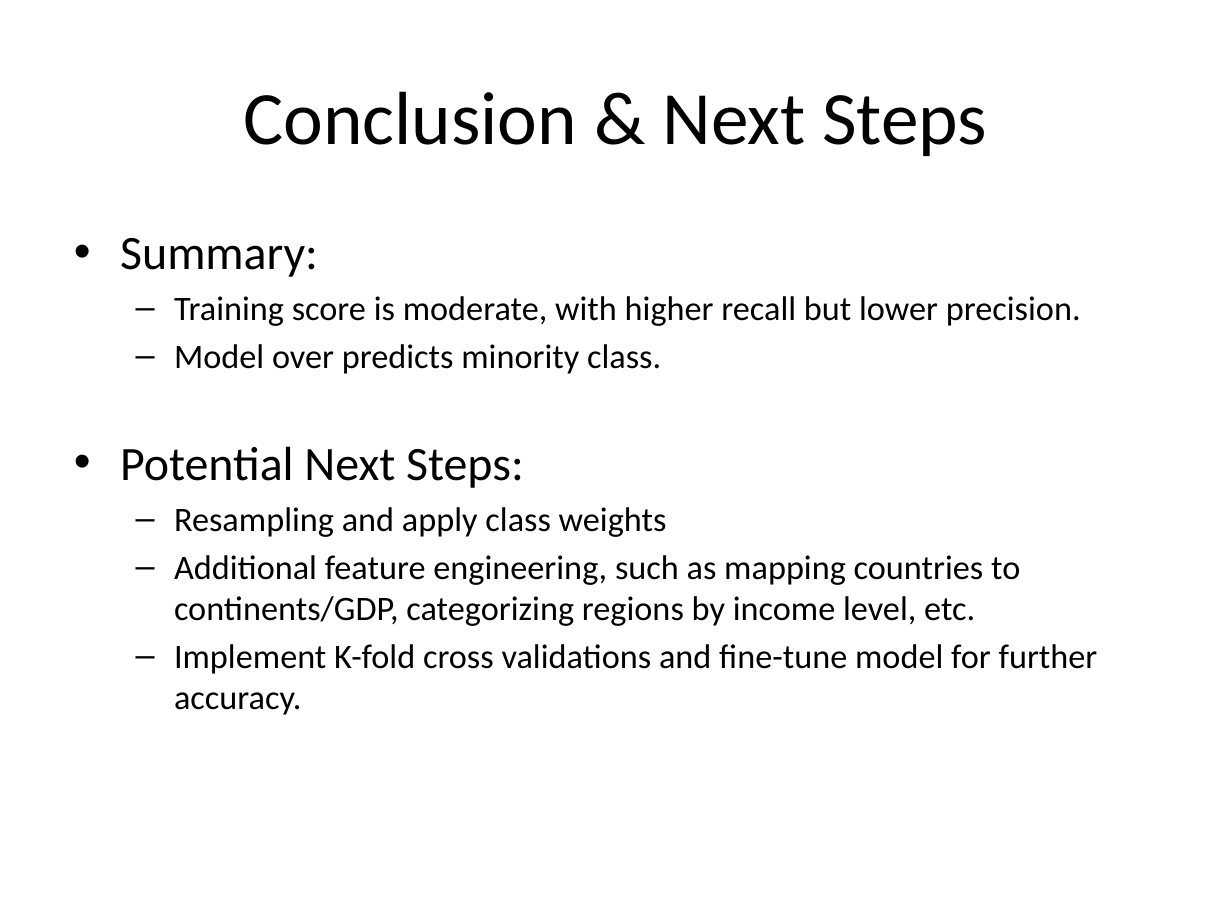
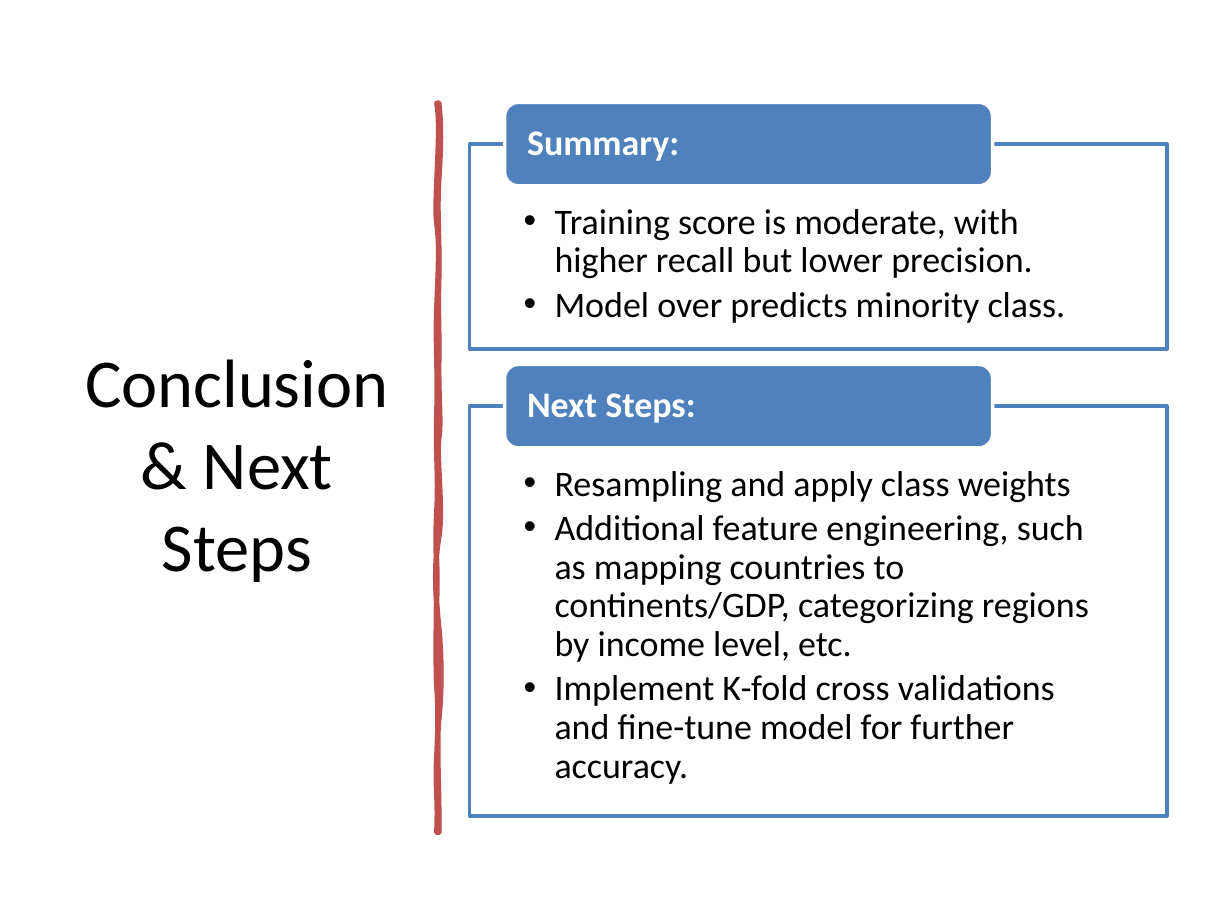
Before and after one commit to wfgoh/modules, a slide deck: slide 11 of presentation.pptx (slide 12 before the commit). Drawn at 1232x924 pixels with LibreOffice and Linux fonts; fonts in the diff are those of the drawing. Boxes give left, top, right and bottom in pixels: in the first picture for what was removed or moved away, otherwise in the second. Text is boxed around its words. In the diff, an @@ line names an element or a change of style, - is before the commit and + after.

```diff
--- a/presentation.pptx
+++ b/presentation.pptx
@@ title "Conclusion & Next Steps": place and size @@
-title "Conclusion & Next Steps" at box(243, 91, 987, 156)
+title "Conclusion & Next Steps" at box(85, 359, 388, 582)
@@ title "Conclusion & Next Steps" at box(85, 359, 388, 582): size 44 to 40 pt @@
@@ freeform shape added at box(438, 103, 439, 832), fill #C0504D, outline #C0504D 3.25 pt @@
@@ text at box(120, 238, 1081, 488): paragraphs removed @@
-• Summary:
-  – Training score is moderate, with higher recall but lower precision.
-  – Model over predicts minority class.
-• Potential Next Steps:
@@ text "Resampling and apply class weights": place and size @@
-text "Resampling and apply class weights" at box(120, 238, 1098, 715)
+text "Resampling and apply class weights" at box(555, 471, 1089, 784)
@@ text "Resampling and apply class weights" at box(555, 471, 1089, 784): size 20 to 21 pt; bullet – to •; line spacing 1 to 0.9 @@
@@ group added at box(469, 102, 1167, 817): 3 texts, 2 rectangles, 2 rounded rectangles @@
+  • Training score is moderate, with higher recall but lower precision.
+  • Model over predicts minority class.
+Summary:
+Next Steps:
```
Also in this commit, not shown: 7 other slides changed, 1 slide added, 2 slides removed.
